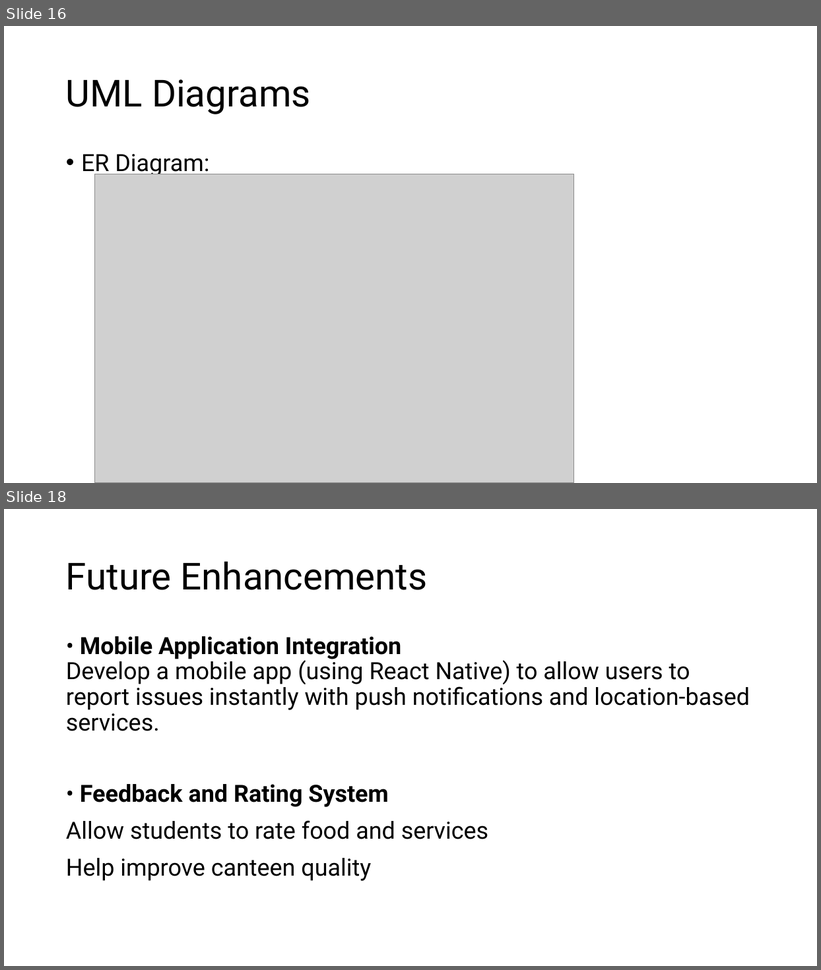
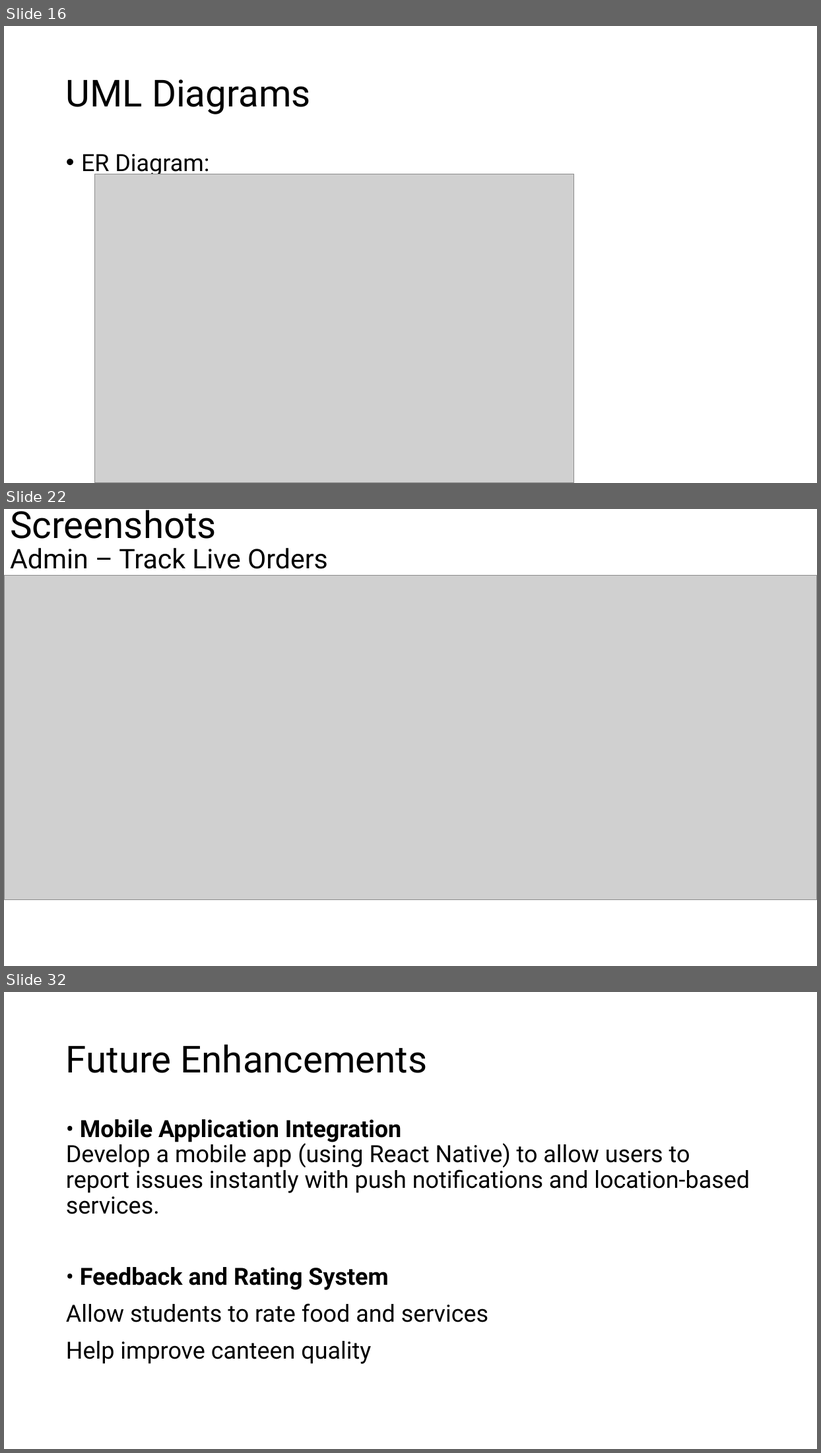
Before and after one commit to Lumineskz/project-ii-main, a slide deck: Slides/mid defense.pptx. Shown one above the other, each under a label of ours: slides 16 and 18 before the commit, slides 16, 22 and 32 after it; the slides between them are not shown. The pictures are 821x970 and 821x1453 pixels, drawn with LibreOffice and Linux fonts; fonts in the diff are those of the drawing; grey boxes stand for pictures. Boxes give left, top, right and bottom in pixels: in the first picture for what was removed or moved away, otherwise in the second. Text is boxed around its words. In the diff, an @@ line names an element or a change of style, - is before the commit and + after.

```diff
--- a/Slides/mid defense.pptx
+++ b/Slides/mid defense.pptx
@@ slide 22 added at (4,509,817,966), background #FFFFFF @@
@@ title added at (10,510,217,539), 44 pt, text #000000 @@
+Screenshots
@@ text added at (10,548,328,576), 32 pt, text #000000 @@
+Admin – Track Live Orders
@@ picture added at (4,576,817,900) @@
@@ what was slide 18 is now slide 32 @@
```
Also in this commit, not shown: 1 slide changed, 13 other slides added, 7 other files.
